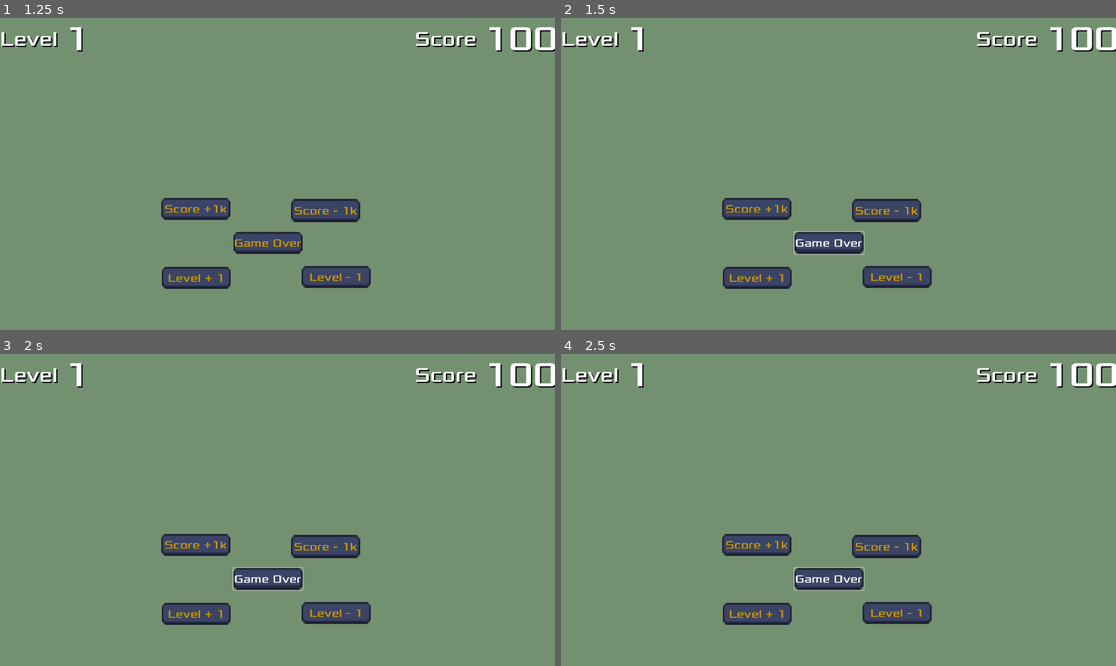
Above: before the commit, frames 1-4 (two rows, left to right).
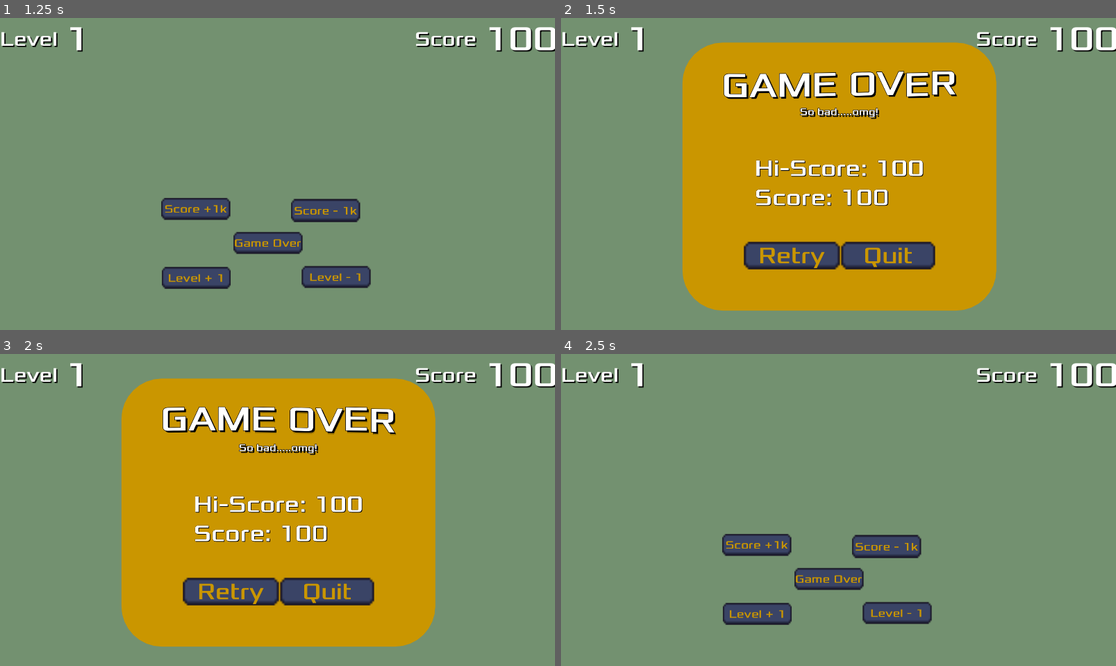
Above: after the commit, the same moments.

Repository: Gchahm/StickGame
Game: Godot game, scene res://Scene/Menu.tscn
Two runs of this game, one before a commit and one after it. Both use one fixed random seed, a clock stepped at 60 frames per second and the inputs below.
Inputs (mouse positions are in pixels of both pictures, inside the frame that each line leads up to):
- Up to frame 1 (1.25 s): click "Play" at 0.5 s
- Up to frame 2 (1.5 s): click "Game Over" at 1.25 s
- Up to frame 3 (2 s): no input
- Up to frame 4 (2.5 s): click (794, 591) at 2 s, where only the run after the commit has a clickable "Retry"

Frame 1 is identical in both runs. In frame 2, 47% of the frame differs, in the area x 21-79%, y 7-94%; in frame 3, 47%; in frame 4, 0.2%.

Commit message:
HighScore Working

Diff:
--- /dev/null
+++ b/Scene/FloatingFont.tres
@@ -0,0 +1,9 @@
+[gd_resource type="ShaderMaterial" load_steps=2 format=3 uid="uid://ma137r1dq1ss"]
+
+[ext_resource type="Shader" path="res://Scene/TitleShader.gdshader" id="1_ke2ub"]
+
+[resource]
+shader = ExtResource("1_ke2ub")
+shader_parameter/height = 5.0
+shader_parameter/frequency = 5.0
+shader_parameter/speed = 5.0
--- a/Scene/Menu.tscn
+++ b/Scene/Menu.tscn
@@ -1,17 +1,11 @@
-[gd_scene load_steps=8 format=3 uid="uid://b08cklx0ohmms"]
+[gd_scene load_steps=7 format=3 uid="uid://b08cklx0ohmms"]
 
 [ext_resource type="Script" path="res://Menu.gd" id="1_sispn"]
 [ext_resource type="Texture2D" uid="uid://dbv12i7f5jec8" path="res://Art/Background DALLE.png" id="2_64qis"]
 [ext_resource type="FontFile" uid="uid://bhpv1c7hykjgo" path="res://Art/fonts/Xolonium-Regular.ttf" id="3_0e0jw"]
-[ext_resource type="Shader" path="res://Scene/TitleShader.gdshader" id="3_aksc1"]
 [ext_resource type="Theme" uid="uid://cgs71wm4c5bna" path="res://Art/Themes/ButtonTheme.tres" id="3_etdlr"]
+[ext_resource type="Material" uid="uid://ma137r1dq1ss" path="res://Scene/FloatingFont.tres" id="3_fwihx"]
 [ext_resource type="Theme" uid="uid://bqko71y06oli4" path="res://Art/Themes/FontTheme.tres" id="3_lmrbq"]
-
-[sub_resource type="ShaderMaterial" id="ShaderMaterial_rdxtf"]
-shader = ExtResource("3_aksc1")
-shader_parameter/height = 5.0
-shader_parameter/frequency = 5.0
-shader_parameter/speed = 5.0
 
 [node name="Control" type="Control"]
 layout_mode = 3
@@ -30,7 +24,7 @@
 region_rect = Rect2(34.1705, 223.173, 858.495, 501.827)
 
 [node name="Title" type="Label" parent="."]
-material = SubResource("ShaderMaterial_rdxtf")
+material = ExtResource("3_fwihx")
 layout_mode = 1
 anchors_preset = 5
 anchor_left = 0.5
--- /dev/null
+++ b/Scene/game_over_screen.tscn
@@ -0,0 +1,155 @@
+[gd_scene load_steps=6 format=3 uid="uid://cwn64tc4y7o7y"]
+
+[ext_resource type="Theme" uid="uid://bqko71y06oli4" path="res://Art/Themes/FontTheme.tres" id="1_ia3yo"]
+[ext_resource type="Script" path="res://Scripts/game_over_screen.gd" id="1_m7qd5"]
+[ext_resource type="Theme" uid="uid://cgs71wm4c5bna" path="res://Art/Themes/ButtonTheme.tres" id="2_d7j4e"]
+[ext_resource type="Material" uid="uid://ma137r1dq1ss" path="res://Scene/FloatingFont.tres" id="2_v6ax4"]
+
+[sub_resource type="StyleBoxFlat" id="StyleBoxFlat_jqrrf"]
+bg_color = Color(0.792157, 0.588235, 0, 1)
+corner_radius_top_left = 140
+corner_radius_top_right = 140
+corner_radius_bottom_right = 140
+corner_radius_bottom_left = 140
+
+[node name="GameOverScreen" type="Control"]
+layout_mode = 3
+anchors_preset = 15
+anchor_right = 1.0
+anchor_bottom = 1.0
+grow_horizontal = 2
+grow_vertical = 2
+script = ExtResource("1_m7qd5")
+
+[node name="ColorRect" type="ColorRect" parent="."]
+layout_mode = 1
+anchors_preset = 15
+anchor_right = 1.0
+anchor_bottom = 1.0
+grow_horizontal = 2
+grow_vertical = 2
+color = Color(0, 0, 0, 0.568627)
+
+[node name="Panel" type="Panel" parent="ColorRect"]
+layout_mode = 1
+anchors_preset = 8
+anchor_left = 0.5
+anchor_top = 0.5
+anchor_right = 0.5
+anchor_bottom = 0.5
+offset_left = -543.0
+offset_top = -464.0
+offset_right = 543.0
+offset_bottom = 464.0
+grow_horizontal = 2
+grow_vertical = 2
+theme_override_styles/panel = SubResource("StyleBoxFlat_jqrrf")
+
+[node name="GameOver" type="Label" parent="ColorRect/Panel"]
+material = ExtResource("2_v6ax4")
+layout_mode = 1
+anchors_preset = 5
+anchor_left = 0.5
+anchor_right = 0.5
+offset_left = -408.0
+offset_top = 71.0
+offset_right = 405.0
+offset_bottom = 219.0
+grow_horizontal = 2
+theme = ExtResource("1_ia3yo")
+theme_override_colors/font_shadow_color = Color(0, 0, 0, 1)
+theme_override_colors/font_outline_color = Color(0, 0, 0, 1)
+theme_override_constants/shadow_offset_x = 6
+theme_override_constants/shadow_offset_y = 6
+theme_override_constants/outline_size = 6
+theme_override_font_sizes/font_size = 120
+text = "GAME OVER"
+horizontal_alignment = 1
+vertical_alignment = 1
+
+[node name="MotivationalMessage" type="Label" parent="ColorRect/Panel"]
+layout_mode = 1
+anchors_preset = 8
+anchor_left = 0.5
+anchor_top = 0.5
+anchor_right = 0.5
+anchor_bottom = 0.5
+offset_left = -408.0
+offset_top = -246.0
+offset_right = 405.0
+offset_bottom = -98.0
+grow_horizontal = 2
+grow_vertical = 2
+theme = ExtResource("1_ia3yo")
+theme_override_colors/font_shadow_color = Color(0, 0, 0, 1)
+theme_override_colors/font_outline_color = Color(0, 0, 0, 1)
+theme_override_constants/shadow_offset_x = 6
+theme_override_constants/shadow_offset_y = 6
+theme_override_constants/outline_size = 6
+theme_override_font_sizes/font_size = 35
+horizontal_alignment = 1
+
+[node name="VBox" type="VBoxContainer" parent="ColorRect/Panel"]
+layout_mode = 1
+anchors_preset = 7
+anchor_left = 0.5
+anchor_top = 1.0
+anchor_right = 0.5
+anchor_bottom = 1.0
+offset_left = -195.0
+offset_top = -541.0
+offset_right = 195.0
+offset_bottom = -337.0
+grow_horizontal = 2
+grow_vertical = 0
+
+[node name="High-Score" type="Label" parent="ColorRect/Panel/VBox"]
+layout_mode = 2
+theme = ExtResource("1_ia3yo")
+theme_override_colors/font_shadow_color = Color(0, 0, 0, 1)
+theme_override_colors/font_outline_color = Color(0, 0, 0, 1)
+theme_override_constants/shadow_offset_x = 2
+theme_override_constants/shadow_offset_y = 2
+theme_override_constants/outline_size = 2
+theme_override_font_sizes/font_size = 80
+text = "Score: "
+
+[node name="Score" type="Label" parent="ColorRect/Panel/VBox"]
+layout_mode = 2
+theme = ExtResource("1_ia3yo")
+theme_override_colors/font_shadow_color = Color(0, 0, 0, 1)
+theme_override_colors/font_outline_color = Color(0, 0, 0, 1)
+theme_override_constants/shadow_offset_x = 2
+theme_override_constants/shadow_offset_y = 2
+theme_override_constants/outline_size = 2
+theme_override_font_sizes/font_size = 80
+text = "Hi-Score:"
+
+[node name="HBox" type="HBoxContainer" parent="ColorRect/Panel"]
+layout_mode = 1
+anchors_preset = 7
+anchor_left = 0.5
+anchor_top = 1.0
+anchor_right = 0.5
+anchor_bottom = 1.0
+offset_left = -20.0
+offset_top = -182.0
+offset_right = 20.0
+offset_bottom = -142.0
+grow_horizontal = 2
+grow_vertical = 0
+
+[node name="Retry" type="Button" parent="ColorRect/Panel/HBox"]
+layout_mode = 2
+theme = ExtResource("2_d7j4e")
+theme_override_font_sizes/font_size = 80
+text = "  Retry  "
+
+[node name="Quit" type="Button" parent="ColorRect/Panel/HBox"]
+layout_mode = 2
+theme = ExtResource("2_d7j4e")
+theme_override_font_sizes/font_size = 80
+text = "   Quit   "
+
+[connection signal="pressed" from="ColorRect/Panel/HBox/Retry" to="." method="_on_retry_pressed"]
+[connection signal="pressed" from="ColorRect/Panel/HBox/Quit" to="." method="_on_quit_pressed"]
--- a/Scene/main_score.tscn
+++ b/Scene/main_score.tscn
@@ -1,9 +1,10 @@
-[gd_scene load_steps=5 format=3 uid="uid://ddxk81oxvet8c"]
+[gd_scene load_steps=6 format=3 uid="uid://ddxk81oxvet8c"]
 
 [ext_resource type="Script" path="res://Scripts/main_score.gd" id="1_57e5y"]
 [ext_resource type="Theme" uid="uid://bqko71y06oli4" path="res://Art/Themes/FontTheme.tres" id="1_evc7w"]
 [ext_resource type="FontFile" uid="uid://bhpv1c7hykjgo" path="res://Art/fonts/Xolonium-Regular.ttf" id="1_ss8gt"]
 [ext_resource type="Theme" uid="uid://cgs71wm4c5bna" path="res://Art/Themes/ButtonTheme.tres" id="3_bicri"]
+[ext_resource type="PackedScene" uid="uid://cwn64tc4y7o7y" path="res://Scene/game_over_screen.tscn" id="5_0uvyv"]
 
 [node name="Main_Score" type="Node2D"]
 script = ExtResource("1_57e5y")
@@ -122,6 +123,12 @@
 theme = ExtResource("3_bicri")
 text = "Level - 1"
 
+[node name="GameOverScreen" parent="." instance=ExtResource("5_0uvyv")]
+offset_left = 963.0
+offset_top = 549.0
+offset_right = 963.0
+offset_bottom = 549.0
+
 [connection signal="pressed" from="Plus Score" to="." method="_on_plus_score_pressed"]
 [connection signal="pressed" from="Minus Score" to="." method="_on_minus_score_pressed"]
 [connection signal="pressed" from="GameOver" to="." method="_on_game_over_pressed"]
--- /dev/null
+++ b/Scripts/game_over_screen.gd
@@ -0,0 +1,23 @@
+extends Control
+
+var motivationalMessages = [
+	"You are worse than Igor at this!",
+	"Is you name Sam? So bad...",
+	"You are worse than Guilherme at this!",
+	"So bad.....omg!",
+	"Why are you even trying?"
+]
+func _ready():
+	var randomIndex = randi() % motivationalMessages.size()
+	var randomMessage = motivationalMessages[randomIndex]
+	$ColorRect/Panel/MotivationalMessage.text = randomMessage
+
+func _on_retry_pressed():
+	get_tree().change_scene_to_file("res://Scene/main_score.tscn")
+
+func _on_quit_pressed():
+	get_tree().quit()
+
+func display_scores (score, highscore):
+	$"ColorRect/Panel/VBox/High-Score".text = "Hi-Score: " + str(highscore)
+	$ColorRect/Panel/VBox/Score.text = "Score: " + str(score)
--- a/Scripts/main_score.gd
+++ b/Scripts/main_score.gd
@@ -2,7 +2,17 @@
 
 var score: int = 100
 var level: int = 1
+var highscore
 # Called when the node enters the scene tree for the first time.
+
+func _ready():
+	$GameOverScreen.visible = false
+	var save_file = FileAccess.open("user://save.data", FileAccess.READ)
+	if save_file!=null:
+		highscore = save_file.get_32()
+	else:
+		highscore = 0
+		save_game()
 
 func _on_plus_score_pressed():
 	score += 1000
@@ -14,15 +24,21 @@
 	$ColorRect/MarginContainer/HBoxContainer/Score_Value.text = str(score)
 
 
-func _on_game_over_pressed():
-	pass # Replace with function body.
-
-
 func _on_plus_level_pressed():
 	level += 1
 	$MarginContainer/HBoxContainer/Level_Value.text = str(level)
 
+func save_game():
+	var save_file = FileAccess.open("user://save.data", FileAccess.WRITE)
+	save_file.store_32(highscore)
 
 func _on_minus_level_pressed():
 	level -= 1
 	$MarginContainer/HBoxContainer/Level_Value.text = str(level)
+
+func _on_game_over_pressed():
+	if score > highscore:
+		highscore = score
+	$GameOverScreen.display_scores(score, highscore)
+	save_game()
+	$GameOverScreen.visible = true
